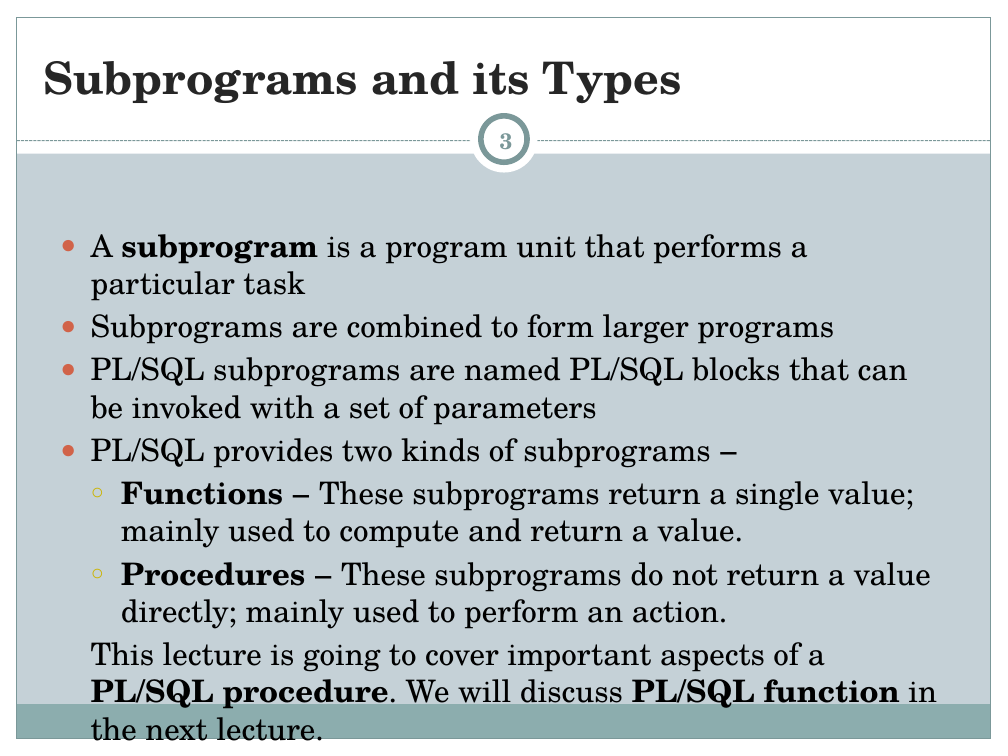
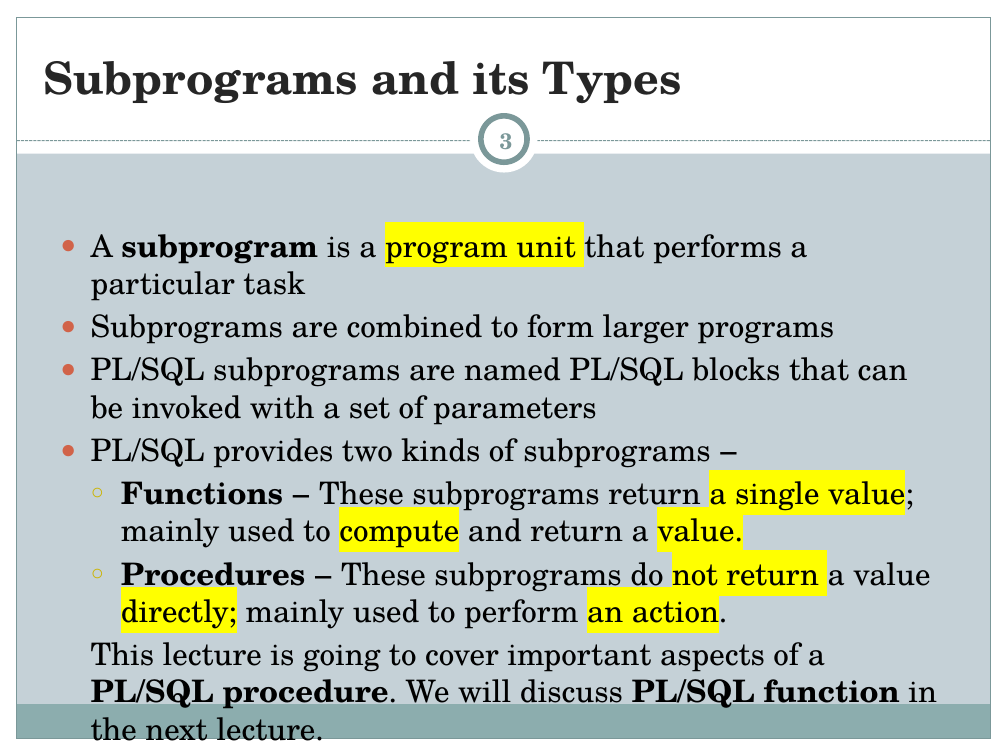
Before and after one commit to shadman76r/Semister, a slide deck: slide 3 of adv.data/mid/Lecture05_PLSQLProcedure_Summer2024-2025 (1).pptx. Drawn at 1008x756 pixels with LibreOffice and Linux fonts; fonts in the diff are those of the drawing. Boxes give left, top, right and bottom in pixels: in the first picture for what was removed or moved away, otherwise in the second. Text is boxed around its words. In the diff, an @@ line names an element or a change of style, - is before the commit and + after.

```diff
--- a/adv.data/mid/Lecture05_PLSQLProcedure_Summer2024-2025 (1).pptx
+++ b/adv.data/mid/Lecture05_PLSQLProcedure_Summer2024-2025 (1).pptx
@@ text at [91, 234, 930, 631]: highlight none to #FFFF00 in "program unit", "a single value; compute value.", "not return directly; an action." @@
```
Also in this commit, not shown: 6 other slides changed, 22 other files.
